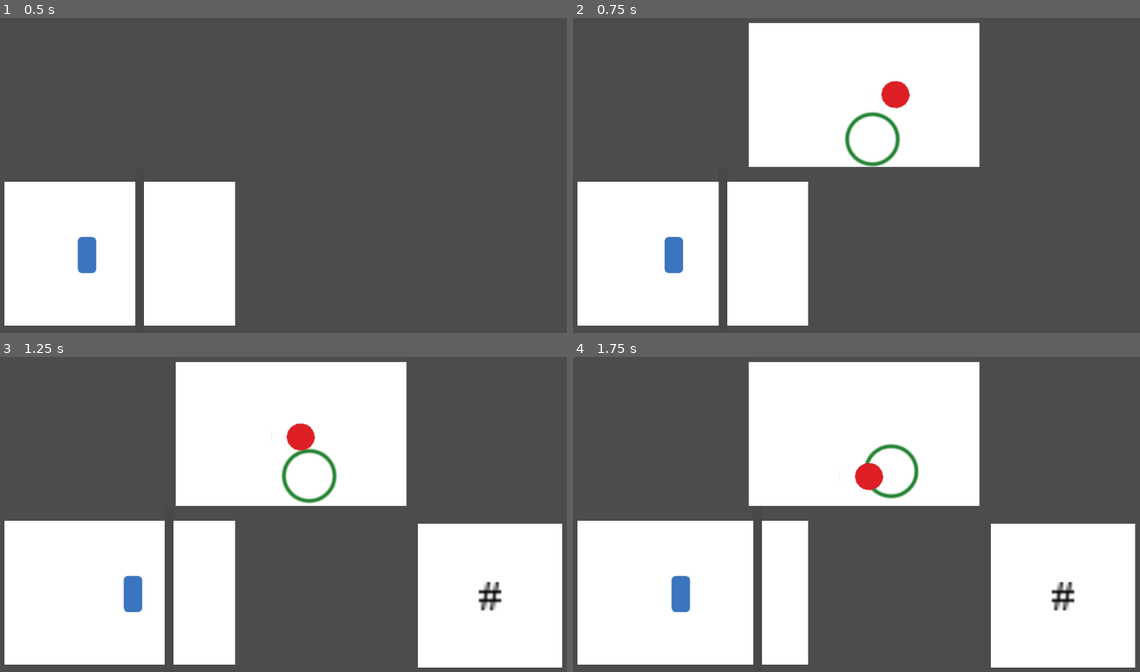
Above: before the commit, frames 1-4 (two rows, left to right).
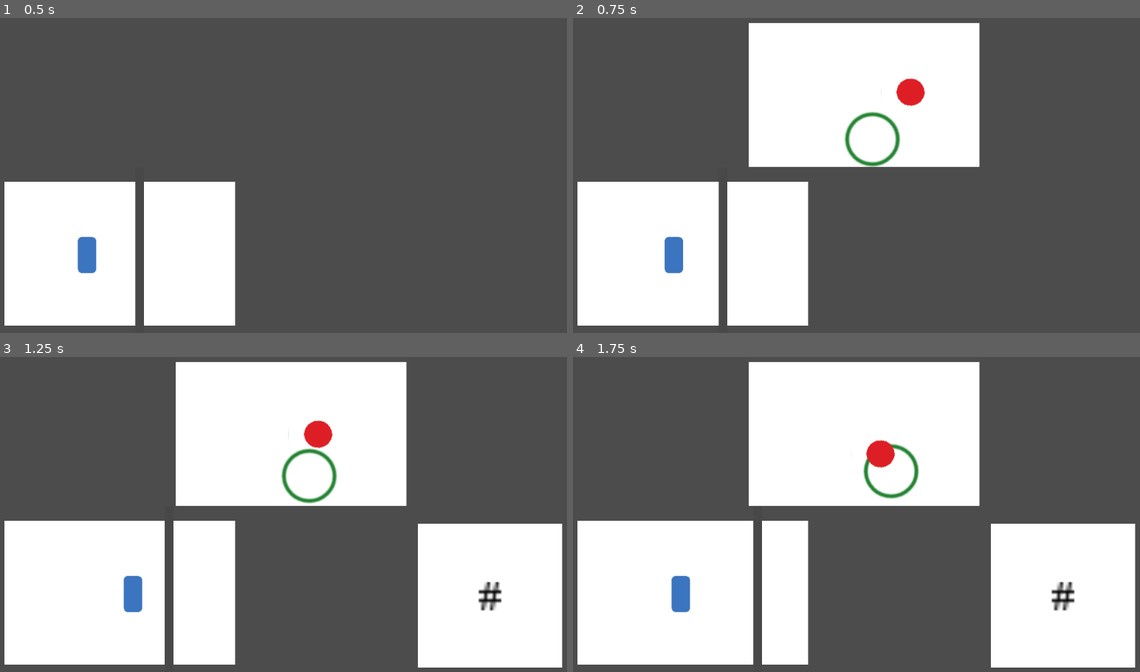
Above: after the commit, the same moments.

Repository: pisgah-fogel/SecPil
Game: Godot game, scene res://Node2D.tscn
Two runs of this game, one before a commit and one after it. Both use one fixed random seed, a clock stepped at 60 frames per second and the inputs below.
Inputs:
- Up to frame 1 (0.5 s): no input
- Up to frame 2 (0.75 s): tap Enter (ui_accept) at 0.5 s; hold D (pal_right) from 0.53 s (still down)
- Up to frame 3 (1.25 s): keep holding D (pal_right); tap Enter (ui_accept) at 0.77 s
- Up to frame 4 (1.75 s): release D (pal_right) at 1.28 s; hold Down (ui_down) from 1.28 s (still down); tap Enter (ui_accept) at 1.52 s

Frame 1 is identical in both runs. In frame 2, 0.5% of the frame differs, in the area x 54-63%, y 19-29%; in frame 3, 0.5%; in frame 4, 0.7%, in the area x 49-57%, y 26-43%.

Commit message:
Add momentum

Diff:
--- a/Control.gd
+++ b/Control.gd
@@ -56,11 +56,12 @@
 		update_cursor(delta)
 
 # if Input.get_connected_joypads().size() > 0:
-export(int) var cursor_user_amp = 90
+export(int) var cursor_user_amp = 3
 export(int) var cursor_amp = 70
 var cursor_start_x = 525
 var cursor_start_y = 175
 var cursor_f = 0.0
+var cursor_speed = Vector2(0, 0)
 func update_cursor(delta):
 	mTargetCursor.position.x = cursor_start_x + cursor_amp*sin(cursor_f)
 	mTargetCursor.position.y = cursor_start_y + cursor_amp*cos(cursor_f)
@@ -73,10 +74,12 @@
 
 	var updown = down - up
 	var rightleft = right - left
-	var newcusorx = cursor_start_x + cursor_user_amp*(rightleft)
-	var newcursory = cursor_start_y + cursor_user_amp*(updown)
-	mCursor.position.x = lerp(mCursor.position.x, newcusorx, 0.05)
-	mCursor.position.y = lerp(mCursor.position.y, newcursory, 0.05)
+	cursor_speed.x = lerp(cursor_speed.x, rightleft, 0.05)
+	cursor_speed.y = lerp(cursor_speed.y, updown, 0.05)
+	mCursor.position += cursor_user_amp*cursor_speed
+
+	mCursor.position.x = lerp(mCursor.position.x, cursor_start_x, 0.02)
+	mCursor.position.y = lerp(mCursor.position.y, cursor_start_y, 0.02)
 
 var sum = 0
 var oldnum = 0
